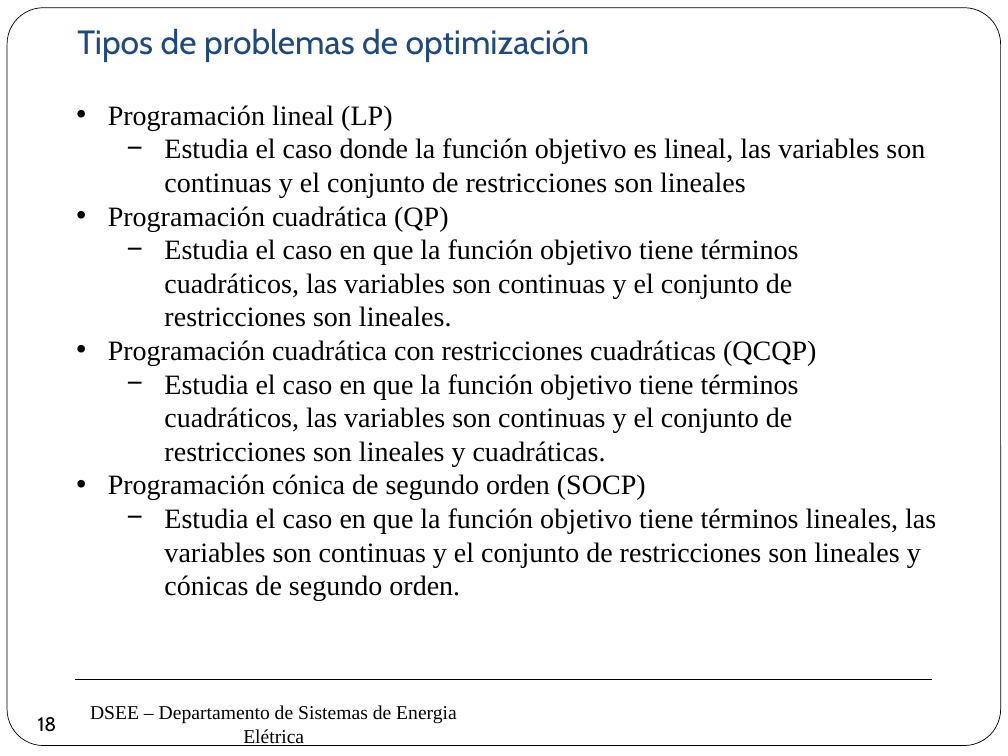
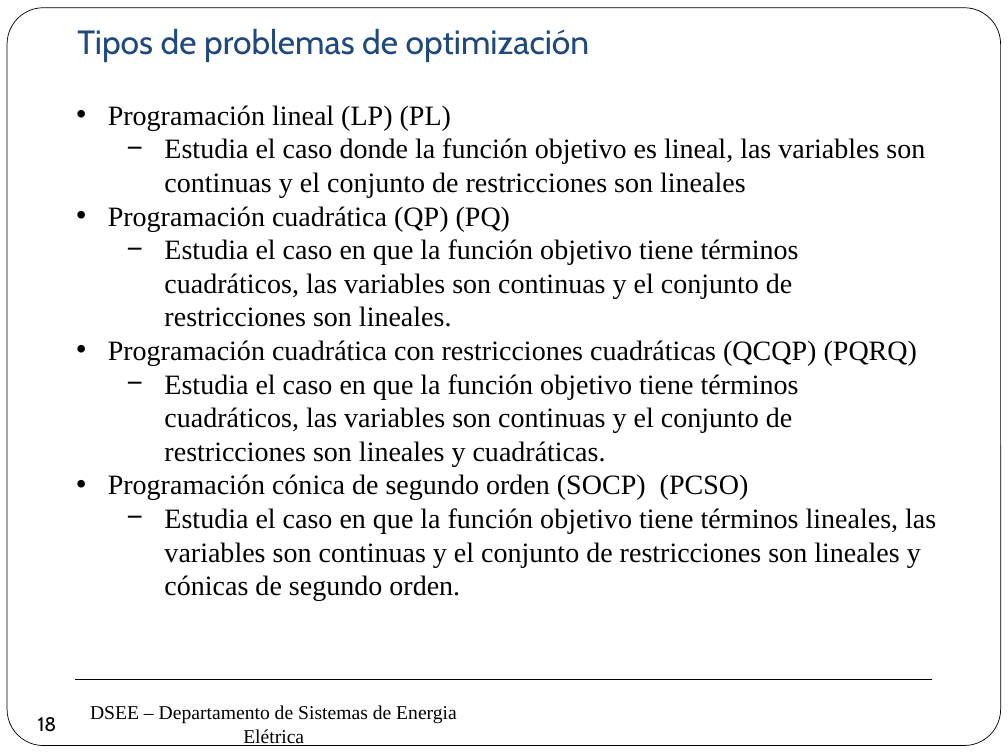
Before and after one commit to erikfilias/Power-Systems-Optimization-using-Julia-Language, a slide deck: slide 18 of 1. Lectures/Introducción a la Optimización aplicada a Sistemas de Energía Eléctrica/Dia 1/2. Modelamiento & Optimizaciónv2.pptx. Drawn at 1008x756 pixels with LibreOffice and Linux fonts; fonts in the diff are those of the drawing; background and template pictures are left out. Boxes give left, top, right and bottom in pixels: in the first picture for what was removed or moved away, otherwise in the second. Text is boxed around its words. In the diff, an @@ line names an element or a change of style, - is before the commit and + after.

```diff
--- a/1. Lectures/Introducción a la Optimización aplicada a Sistemas de Energía Eléctrica/Dia 1/2. Modelamiento & Optimizaciónv2.pptx
+++ b/1. Lectures/Introducción a la Optimización aplicada a Sistemas de Energía Eléctrica/Dia 1/2. Modelamiento & Optimizaciónv2.pptx
@@ text at (108, 105, 451, 130): text changed @@
-• Programación lineal (LP)
+• Programación lineal (LP) (PL)
@@ text at (108, 206, 510, 231): text changed @@
-• Programación cuadrática (QP)
+• Programación cuadrática (QP) (PQ)
@@ text at (108, 340, 917, 366): text changed @@
-• Programación cuadrática con restricciones cuadráticas (QCQP)
+• Programación cuadrática con restricciones cuadráticas (QCQP) (PQRQ)
@@ text at (108, 474, 749, 500): text changed @@
-• Programación cónica de segundo orden (SOCP)
+• Programación cónica de segundo orden (SOCP) (PCSO)
```
Also in this commit, not shown: 1 other slide changed, 4 slides added.
